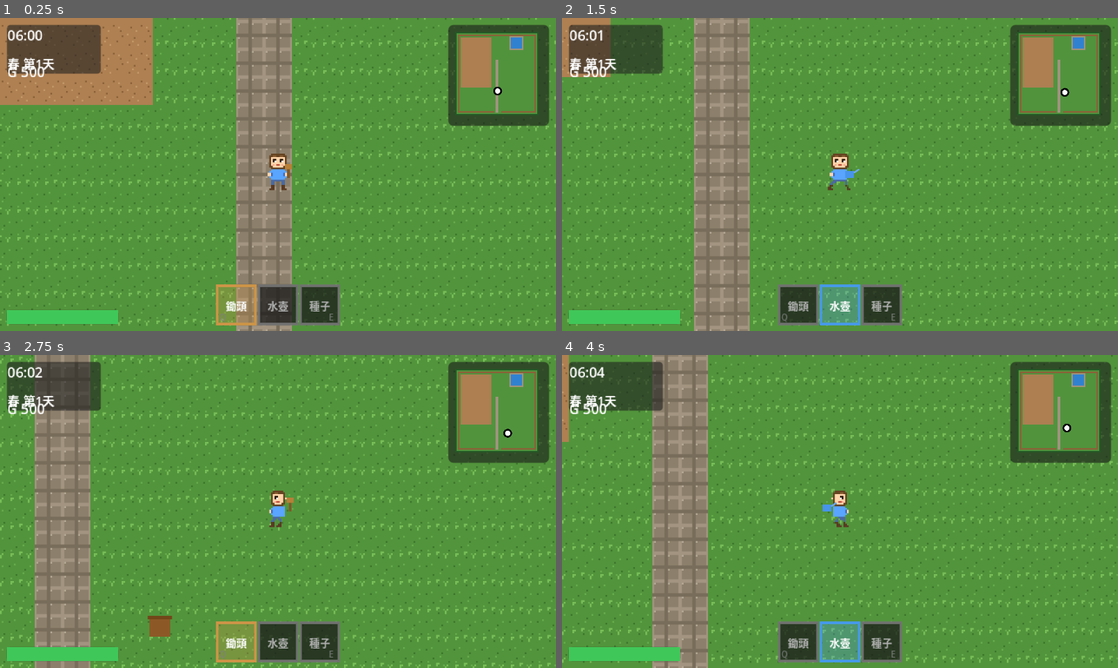
Above: before the commit, frames 1-4 (two rows, left to right).
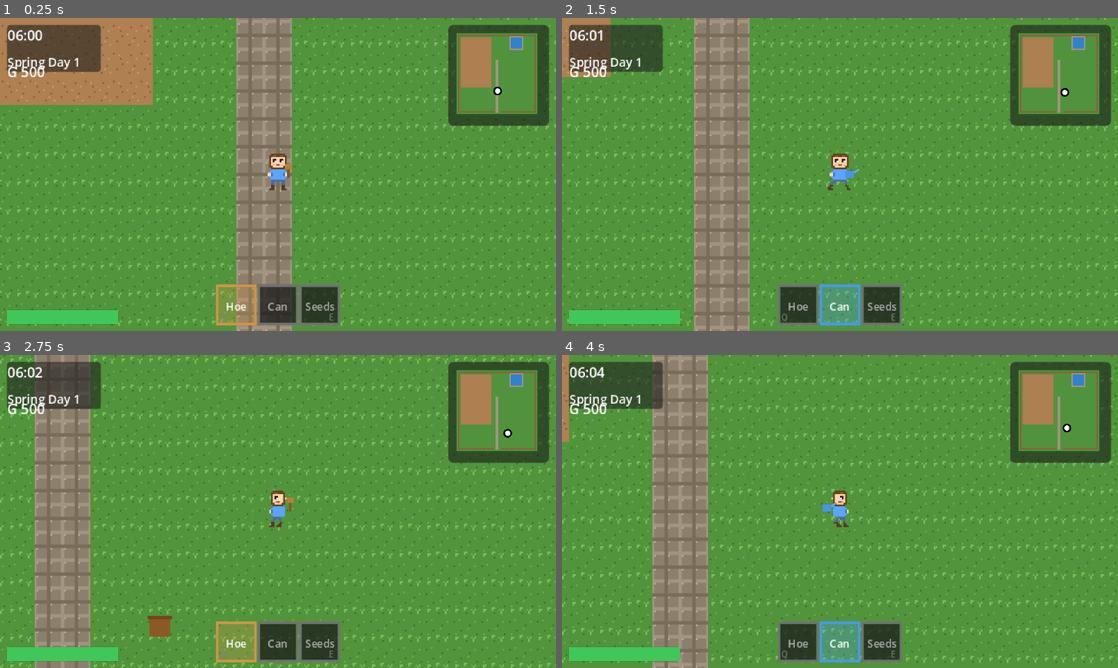
Above: after the commit, the same moments.

Repository: vito-mish/the-merry-fields
Game: Godot game, scene res://scenes/maps/farm.tscn
Two runs of this game, one before a commit and one after it. Both use one fixed random seed, a clock stepped at 60 frames per second and the inputs below.
Inputs:
- Up to frame 1 (0.25 s): no input
- Up to frame 2 (1.5 s): tap Enter at 0.5 s; hold D (move_right) 0.53-1.28 s; hold Z (action) 0.53-1.28 s; hold S (move_down) from 1.28 s (still down); tap E (tool_next) at 1.35 s
- Up to frame 3 (2.75 s): release S (move_down) at 2.03 s; hold D (move_right) from 2.03 s (still down); tap Q (tool_prev) at 2.1 s
- Up to frame 4 (4 s): release D (move_right) at 2.78 s; hold W (move_up) 2.78-3.53 s; tap Z (action) at 2.85 s; hold A (move_left) from 3.53 s (still down); tap E (tool_next) at 3.6 s

The runs differ from the first frame. In frame 1, 0.7% of the frame differs, in the area x 1-61%, y 12-94%; in frame 2, 0.7%; in frame 3, 0.7%; in frame 4, 0.7%.

Commit message:
feat: 語言設定持久化 + 系統語言自動偵測
- 啟動優先順序：已儲存設定 > 系統語言 > 英文
- OS.get_locale() 偵測系統語言，zh_* 系列對應繁體中文
- 語言變更時自動寫入 user://settings.cfg（ConfigFile）
- 預設語言改為英文

Co-Authored-By: Claude Sonnet 4.6 <noreply@anthropic.com>

Diff:
--- a/scripts/managers/locale_manager.gd
+++ b/scripts/managers/locale_manager.gd
@@ -4,9 +4,12 @@
 
 signal locale_changed(locale: String)
 
-const LOCALES : Array[String] = ["zh_TW", "en"]
+const LOCALES   : Array[String] = ["zh_TW", "en"]
+const SAVE_PATH : String        = "user://settings.cfg"
+const CFG_SEC   : String        = "locale"
+const CFG_KEY   : String        = "language"
 
-var current_locale : String = "zh_TW"
+var current_locale : String = "en"
 
 # ── 翻譯表 ────────────────────────────────────────────────────────────────
 
@@ -72,7 +75,7 @@
 func _ready() -> void:
 	_register_translation("zh_TW", _ZH_TW)
 	_register_translation("en",    _EN)
-	set_locale(current_locale)
+	set_locale(_resolve_startup_locale())
 
 
 # ── 公開 API ─────────────────────────────────────────────────────────────
@@ -82,10 +85,44 @@
 		return
 	current_locale = locale
 	TranslationServer.set_locale(locale)
+	_save_locale(locale)
 	locale_changed.emit(locale)
 
 
 # ── 私有 ─────────────────────────────────────────────────────────────────
+
+## 啟動時決定語言：已儲存 > 系統語言 > 英文
+func _resolve_startup_locale() -> String:
+	var saved : String = _load_saved_locale()
+	if saved != "":
+		return saved
+	return _detect_system_locale()
+
+
+## 將系統 locale（如 zh_TW, en_US）對應到支援的語言
+func _detect_system_locale() -> String:
+	var sys : String = OS.get_locale()          # e.g. "zh_TW", "zh_CN", "en_US"
+	if LOCALES.has(sys):
+		return sys
+	var lang : String = OS.get_locale_language() # e.g. "zh", "en"
+	if lang == "zh":
+		return "zh_TW"
+	return "en"
+
+
+func _load_saved_locale() -> String:
+	var cfg := ConfigFile.new()
+	if cfg.load(SAVE_PATH) != OK:
+		return ""
+	return cfg.get_value(CFG_SEC, CFG_KEY, "")
+
+
+func _save_locale(locale: String) -> void:
+	var cfg := ConfigFile.new()
+	cfg.load(SAVE_PATH)   # 保留其他設定（若有）
+	cfg.set_value(CFG_SEC, CFG_KEY, locale)
+	cfg.save(SAVE_PATH)
+
 
 func _register_translation(locale: String, table: Dictionary) -> void:
 	var t := Translation.new()
